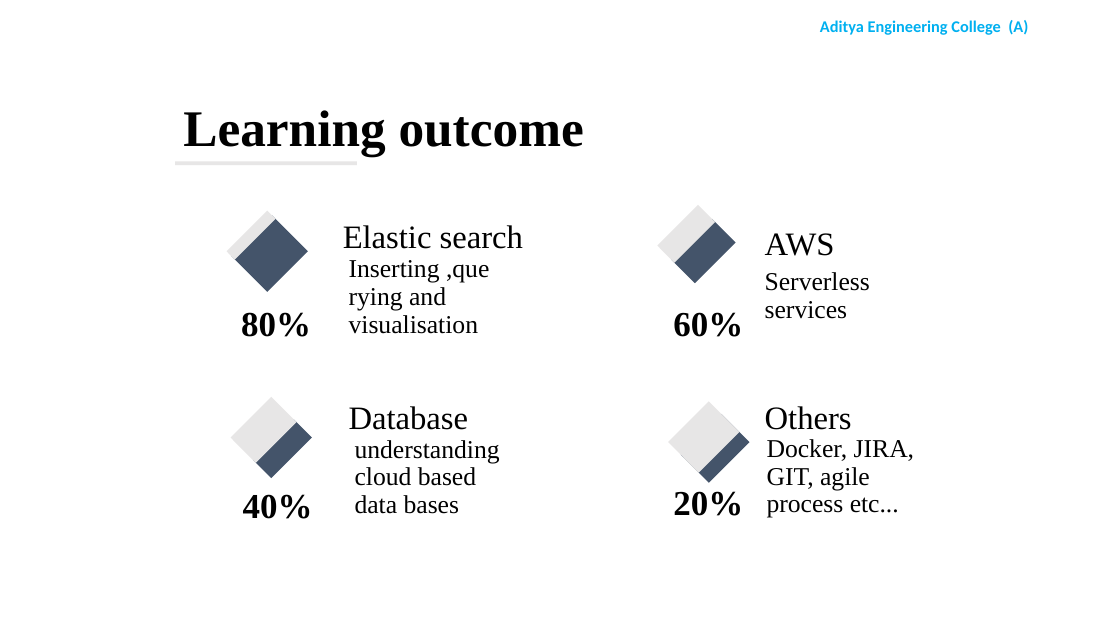
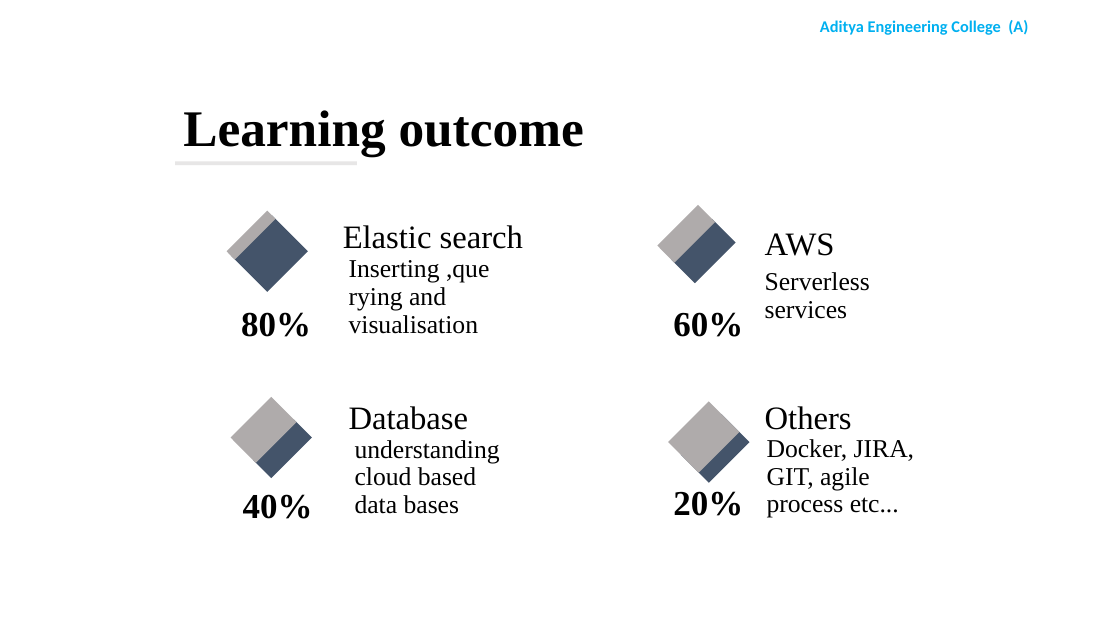
Before and after one commit to mehar-srinivas-chowdari/git-learning, a slide deck: slide 13 of college_internship_presentation.pptx. Drawn at 1120x630 pixels with LibreOffice and Linux fonts; fonts in the diff are those of the drawing; background and template pictures are left out. Boxes give left, top, right and bottom in pixels: in the first picture for what was removed or moved away, otherwise in the second. Text is boxed around its words. In the diff, an @@ line names an element or a change of style, - is before the commit and + after.

```diff
--- a/college_internship_presentation.pptx
+++ b/college_internship_presentation.pptx
@@ fill #E7E6E6 to #AFABAB in 4 elements at (230, 396, 297, 463), (227, 211, 276, 260), (658, 205, 716, 263), (668, 401, 740, 473) @@
```
Also in this commit, not shown: 2 other slides changed.
